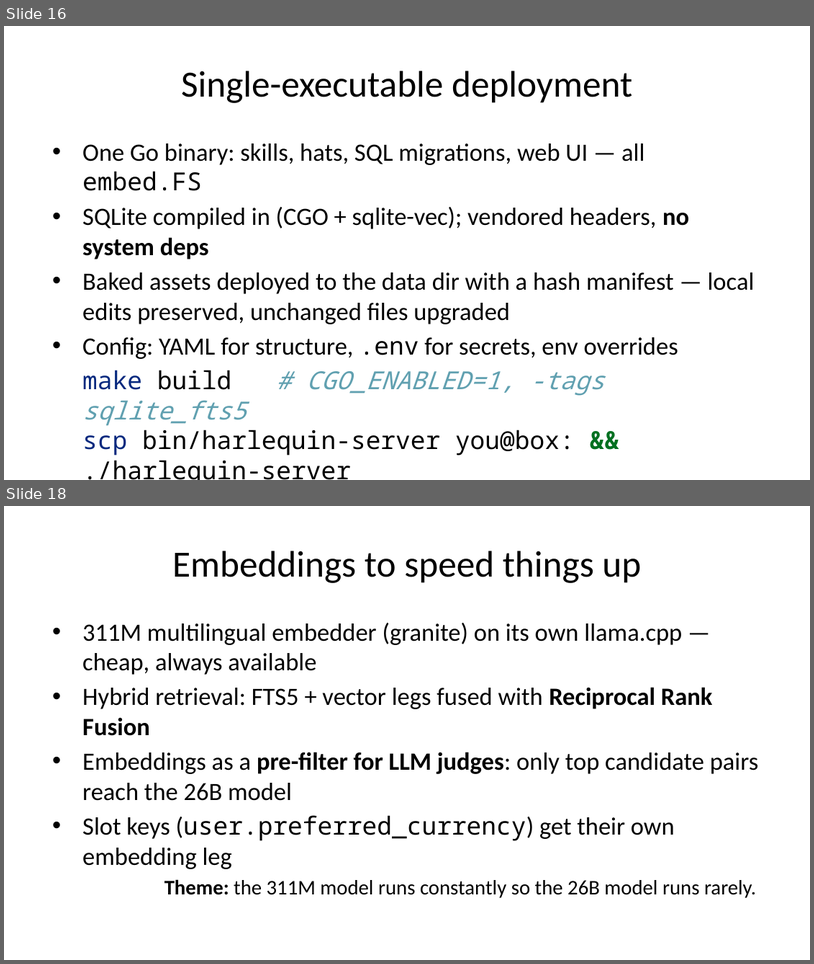
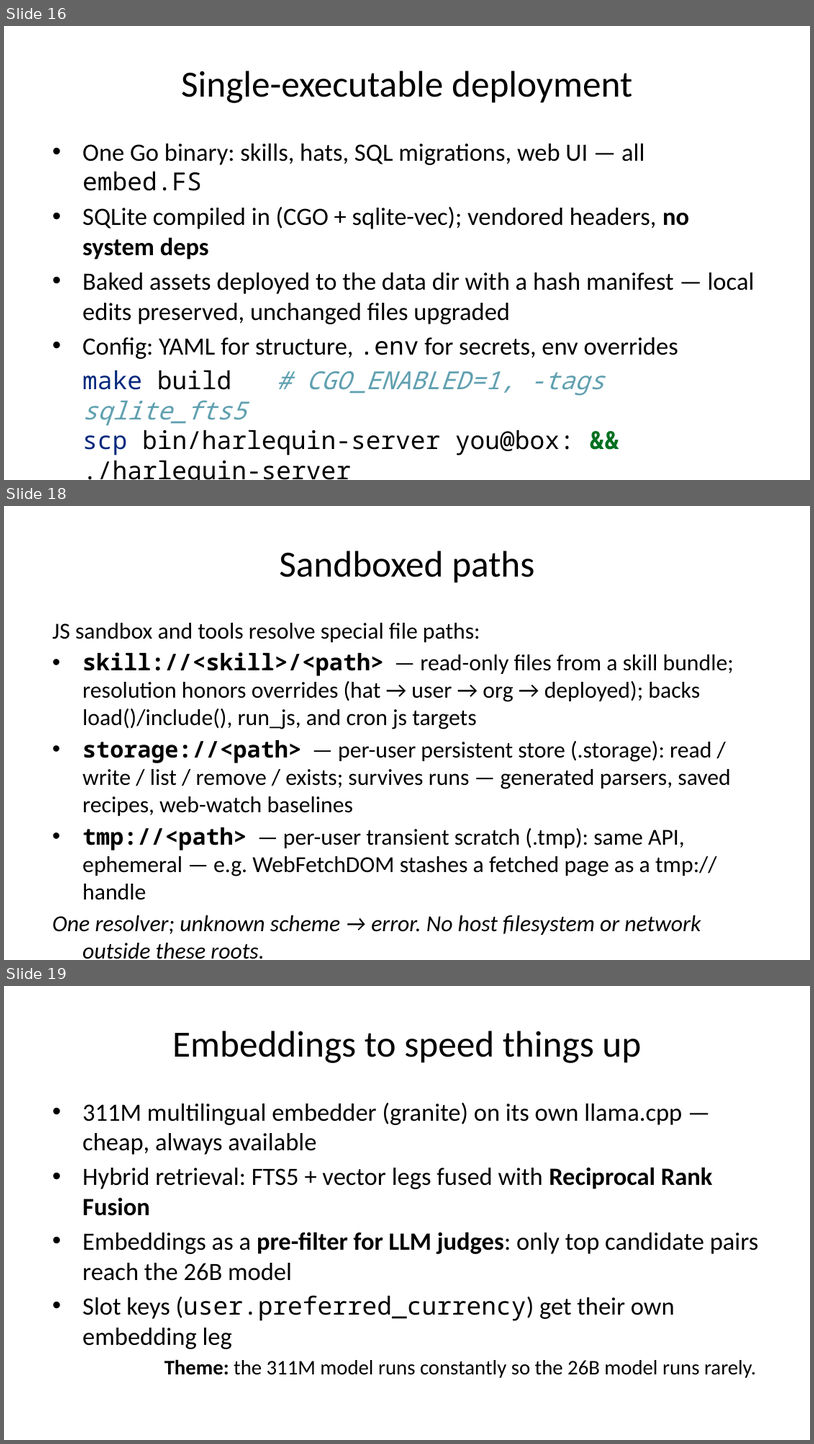
Before and after one commit to ivoras/harlequin, a slide deck: docs/croai2026/slides-pptx.pptx. Shown one above the other, each under a label of ours: slides 16 and 18 before the commit, slides 16, 18 and 19 after it; the slides between them are not shown. The pictures are 814x964 and 814x1444 pixels, drawn with LibreOffice and Linux fonts; fonts in the diff are those of the drawing. Boxes give left, top, right and bottom in pixels: in the first picture for what was removed or moved away, otherwise in the second. Text is boxed around its words. In the diff, an @@ line names an element or a change of style, - is before the commit and + after.

```diff
--- a/docs/croai2026/slides-pptx.pptx
+++ b/docs/croai2026/slides-pptx.pptx
@@ slide 18 added at (4,506,810,960), background #FFFFFF @@
@@ title added at (279,551,535,583), 33 pt, text #000000 @@
+Sandboxed paths
@@ text added at (52,623,734,959), 20.4 pt, text #000000 @@
+JS sandbox and tools resolve special file paths:
+• skill://<skill>/<path> — read-only files from a skill bundle; resolution honors overrides (hat → user → org → deployed); backs load()/include(), run_js, and cron js targets
+• storage://<path> — per-user persistent store (.storage): read / write / list / remove / exists; survives runs — generated parsers, saved recipes, web-watch baselines
+• tmp://<path> — per-user transient scratch (.tmp): same API, ephemeral — e.g. WebFetchDOM stashes a fetched page as a tmp:// handle
+One resolver; unknown scheme → error. No host filesystem or network outside these roots.
@@ what was slide 18 is now slide 19 @@
```
Also in this commit, not shown: 1 slide changed, 3 other files.
